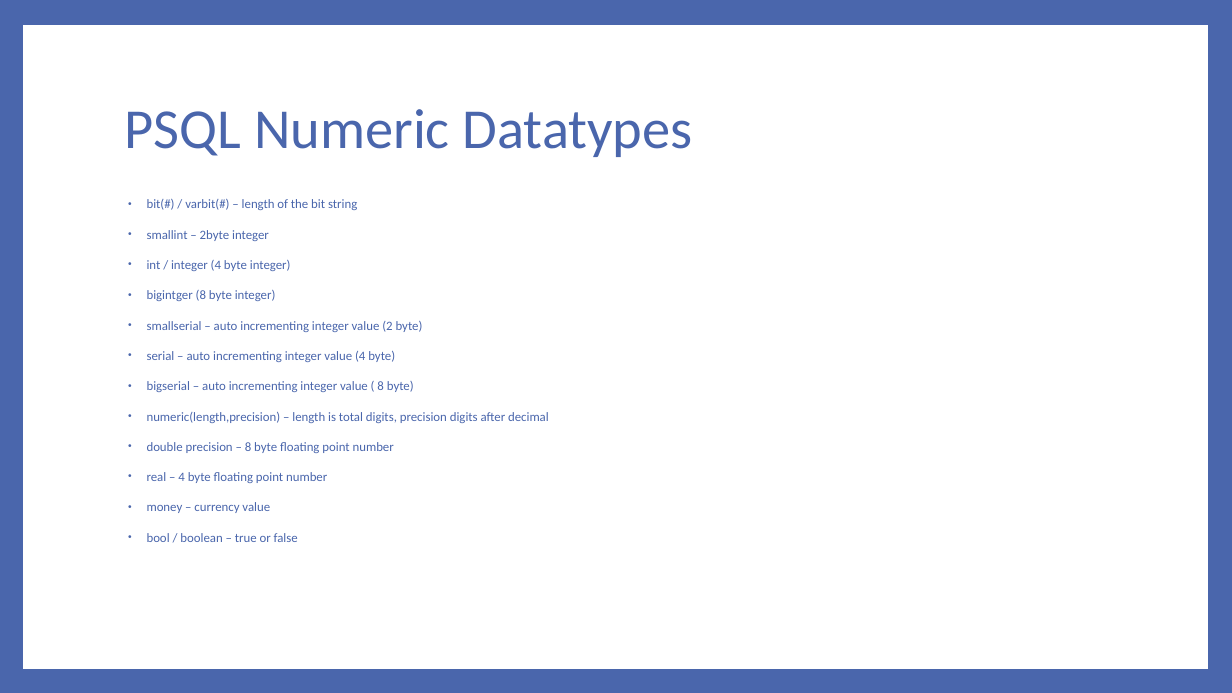
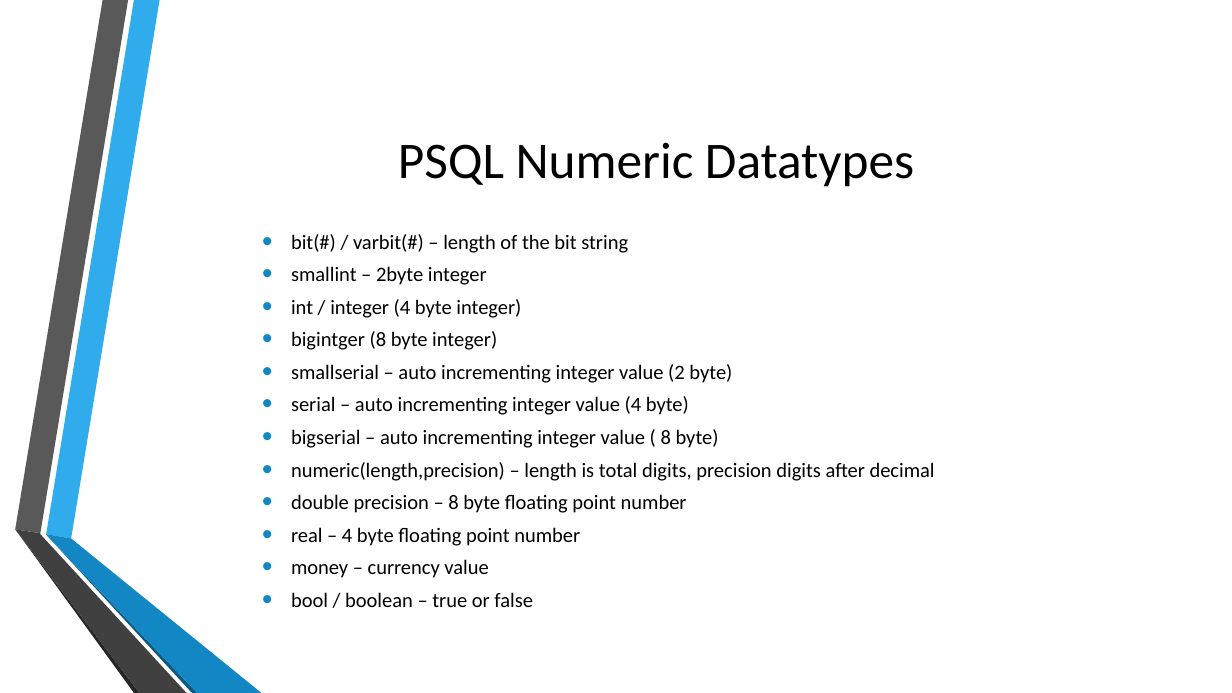
Before and after one commit to MGIS-UMN/GIS5577_week3, a slide deck: slide 8 of Database_Management.odp. Drawn at 1232x693 pixels with LibreOffice and Linux fonts; fonts in the diff are those of the drawing; background and template pictures are left out. Boxes give left, top, right and bottom in pixels: in the first picture for what was removed or moved away, otherwise in the second. Text is boxed around its words. In the diff, an @@ line names an element or a change of style, - is before the commit and + after.

```diff
--- a/Database_Management.odp
+++ b/Database_Management.odp
@@ background #4A66AC to picture (left out) @@
@@ freeform shape removed at [23,25,1208,670] @@
@@ title "PSQL Numeric Datatypes": place and size @@
-title "PSQL Numeric Datatypes" at [125,109,693,157]
+title "PSQL Numeric Datatypes" at [398,142,914,187]
@@ title "PSQL Numeric Datatypes" at [398,142,914,187]: size 44 to 40 pt, text colour #4A66AC to #000000; alignment left to centre; line spacing 0.9 to 1 @@
@@ text "bit(#) / varbit(#) – length ...": place and size @@
-text "bit(#) / varbit(#) – length ..." at [147,199,549,542]
+text "bit(#) / varbit(#) – length ..." at [291,234,935,607]
@@ text "bit(#) / varbit(#) – length ..." at [291,234,935,607]: size 10 to 16 pt, text colour #4A66AC to #000000; indent changed; less space between paragraphs; bullet colour #4A66AC to #1287C3; vertical alignment top to middle @@
@@ group added at [15,0,262,693]: 6 freeform shapes @@
```
Also in this commit, not shown: 36 other slides changed, 4 slides added, 2 slides removed, 1 other file.
